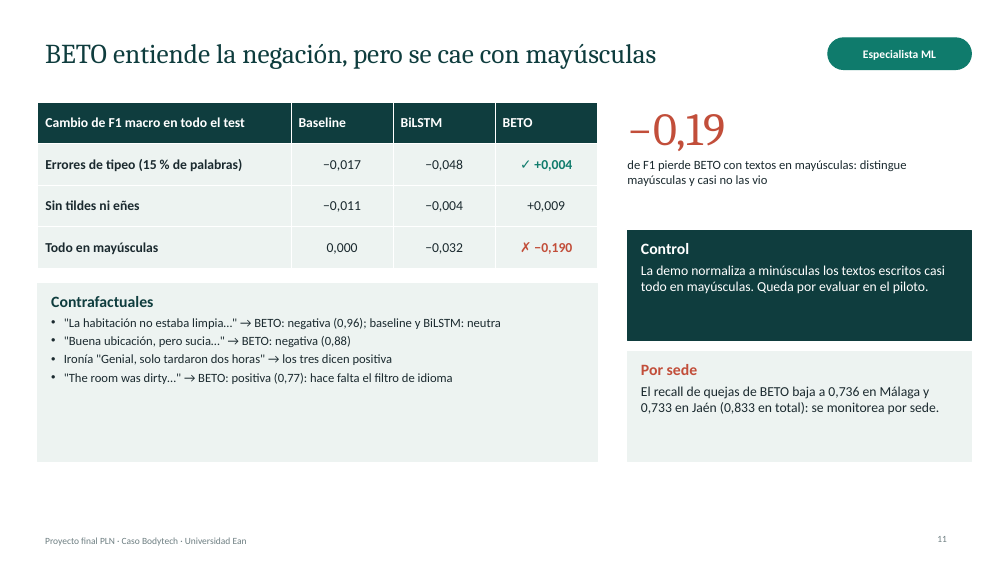
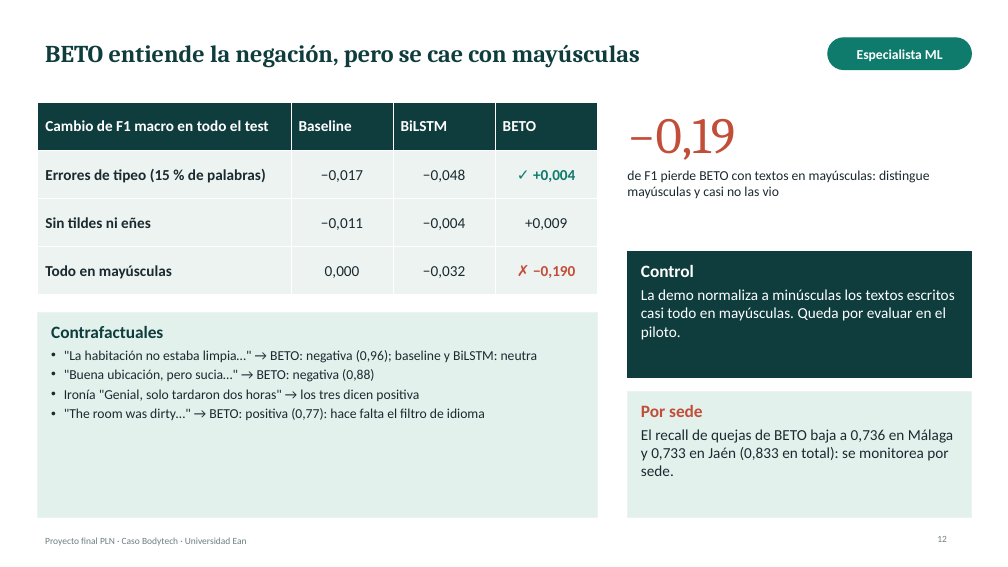
Before and after one commit to josephsbatista/proyecto-pln-bodytech, a slide deck: slide 12 of entregables/Presentacion_Final.pptx (slide 11 before the commit). Drawn at 1008x567 pixels with LibreOffice and Linux fonts; fonts in the diff are those of the drawing. Boxes give left, top, right and bottom in pixels: in the first picture for what was removed or moved away, otherwise in the second. Text is boxed around its words. In the diff, an @@ line names an element or a change of style, - is before the commit and + after.

```diff
--- a/entregables/Presentacion_Final.pptx
+++ b/entregables/Presentacion_Final.pptx
@@ title "BETO entiende la negación, pero ..." at [45,45,640,67]: size 26 to 23 pt, bold on @@
@@ text "Especialista ML" at [857,49,943,61]: size 11 to 13 pt @@
@@ table at [38,103,597,283] @@
@@ size 13 to 14.5 pt @@
@@ text "−0,19" at [627,119,735,160]: size 44 to 48.5 pt @@
@@ text "de F1 pierde BETO con ...": place and size @@
-text "de F1 pierde BETO con ..." at [627,160,907,186]
+text "de F1 pierde BETO con ..." at [627,170,930,199]
@@ text "de F1 pierde BETO con ..." at [627,170,930,199]: size 12 to 13 pt @@
@@ rectangle: place and size @@
-rectangle at [628,231,972,340]
+rectangle at [628,251,972,378]
@@ text "Control": place and size @@
-text "Control" at [641,243,945,294]
+text "Control" at [641,265,955,340]
@@ text "Control" at [641,265,955,340]: size 15 to 16.5 pt in "Control"; size 13 to 14.5 pt @@
@@ rectangle: place and size @@
-rectangle at [38,284,597,461]
+rectangle at [38,312,597,518]
@@ rectangle at [38,312,597,518]: fill #EDF3F1 to #E2F1EC @@
@@ text "Contrafactuales": place and size @@
-text "Contrafactuales" at [51,296,501,384]
+text "Contrafactuales" at [51,326,538,420]
@@ text "Contrafactuales" at [51,326,538,420]: size 15 to 16.5 pt in "Contrafactuales"; size 12 to 13 pt @@
@@ rectangle at [628,391,972,518]: fill #EDF3F1 to #E2F1EC @@
@@ rectangle: place and size @@
-rectangle at [628,352,972,461]
+rectangle at [628,391,972,518]
@@ text "Por sede": place and size @@
-text "Por sede" at [641,364,939,414]
+text "Por sede" at [641,405,953,476]
@@ text "Por sede" at [641,405,953,476]: size 15 to 16.5 pt in "Por sede"; size 13 to 14.5 pt @@
```
Also in this commit, not shown: 15 other slides changed, 1 slide added, 6 other files.
